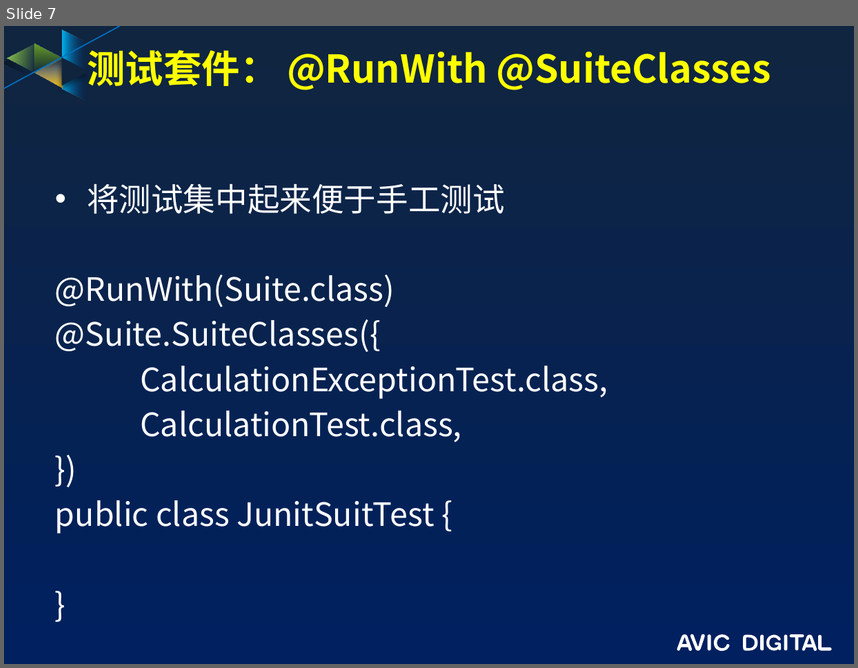
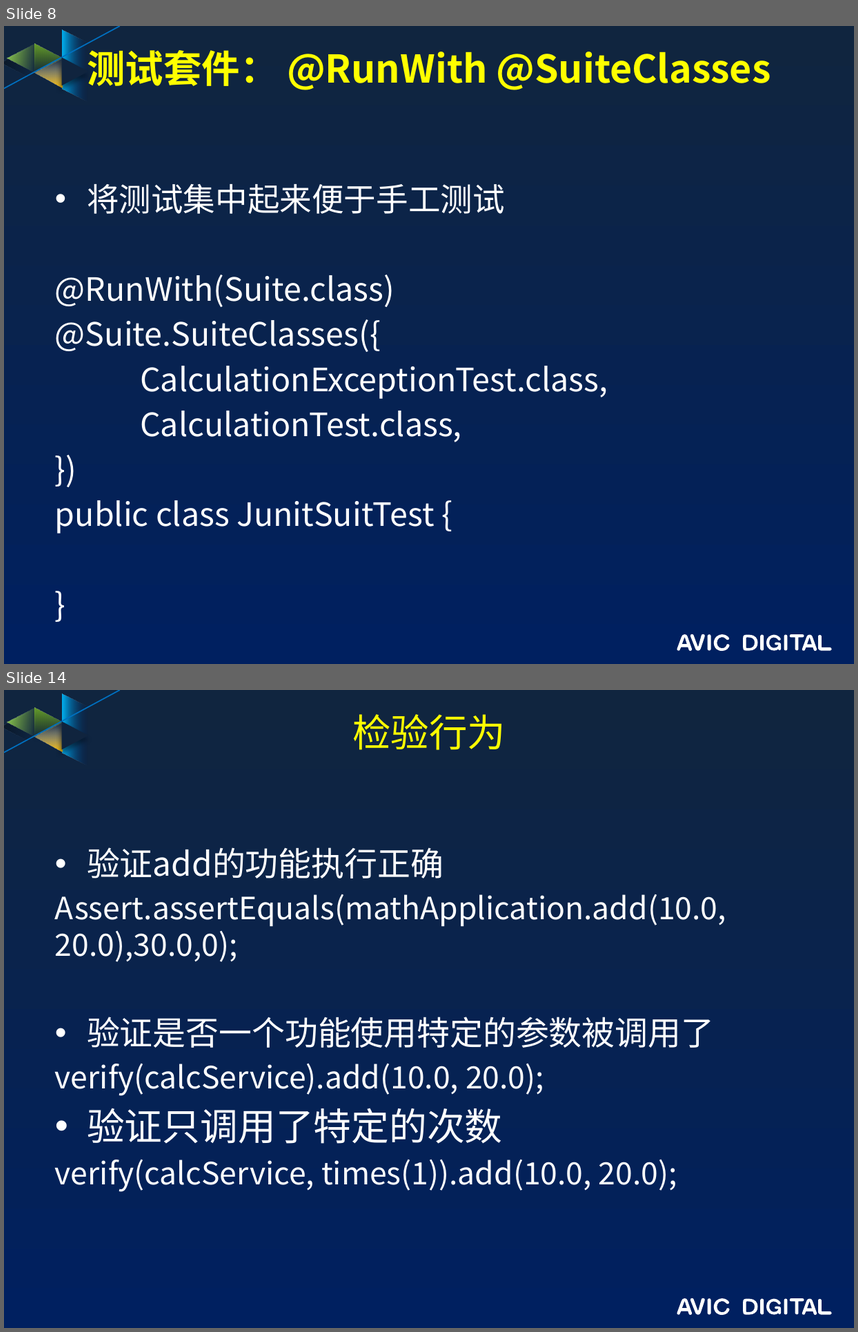
Before and after one commit to guofengzh/java-way, a slide deck: maven/docs/JUnit培训.pptx. Shown one above the other, each under a label of ours: slide 7 before the commit, slides 8 and 14 after it; the slides between them are not shown. The pictures are 858x668 and 858x1332 pixels, drawn with LibreOffice and Linux fonts; fonts in the diff are those of the drawing; background and template pictures are left out. Boxes give left, top, right and bottom in pixels: in the first picture for what was removed or moved away, otherwise in the second. Text is boxed around its words. In the diff, an @@ line names an element or a change of style, - is before the commit and + after.

```diff
--- a/maven/docs/JUnit培训.pptx
+++ b/maven/docs/JUnit培训.pptx
@@ slide 14 added at [4, 690, 854, 1328], background gradient #10253F to #002060; not listed: 17 template elements that a slide beside it also shows @@
@@ title added at [352, 714, 506, 750], 32.4 pt, text #FFFF00 @@
+检验行为
@@ text added at [55, 847, 726, 1192], 26 pt, text #FFFFFF @@
+• 验证add的功能执行正确
+Assert.assertEquals(mathApplication.add(10.0, 20.0),30.0,0);
+• 验证是否一个功能使用特定的参数被调用了
+verify(calcService).add(10.0, 20.0);
+• 验证只调用了特定的次数
+verify(calcService, times(1)).add(10.0, 20.0);
@@ what was slide 7 is now slide 8 @@
```
Also in this commit, not shown: 3 slides changed, 9 other slides added, 8 other files.
